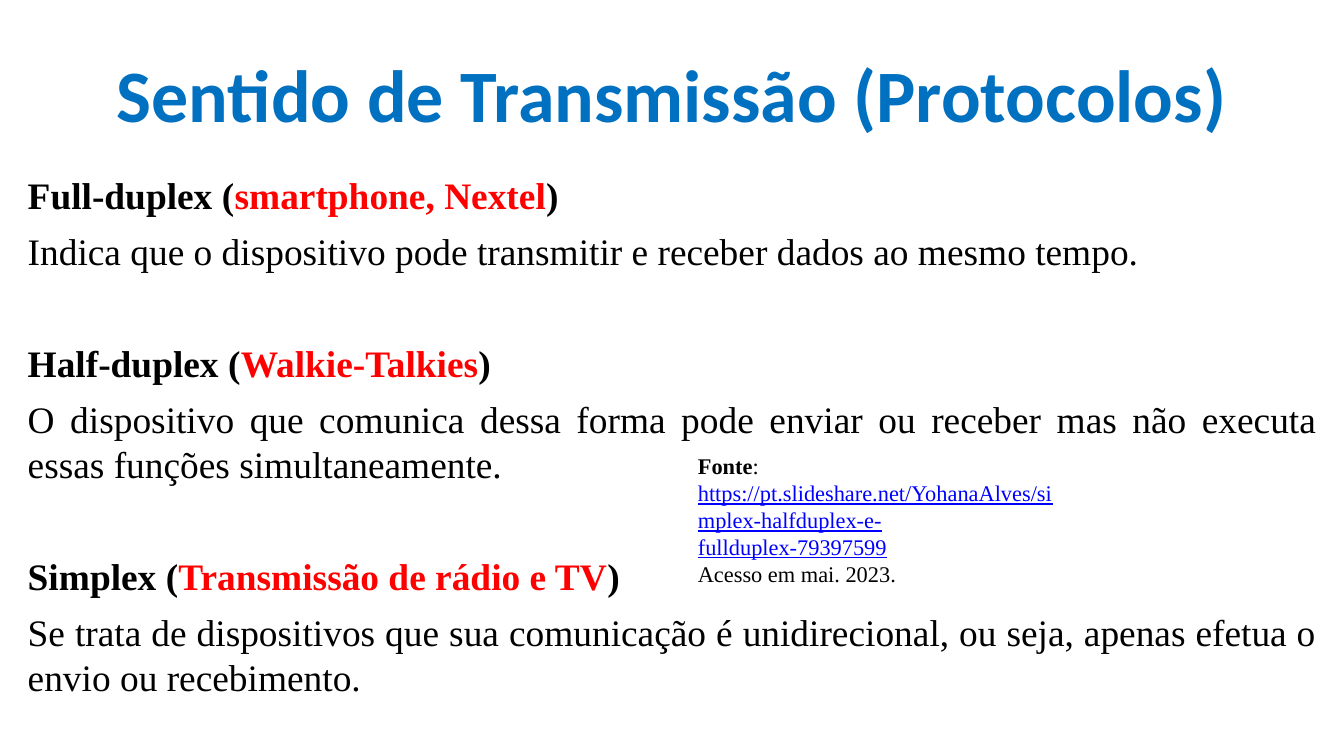
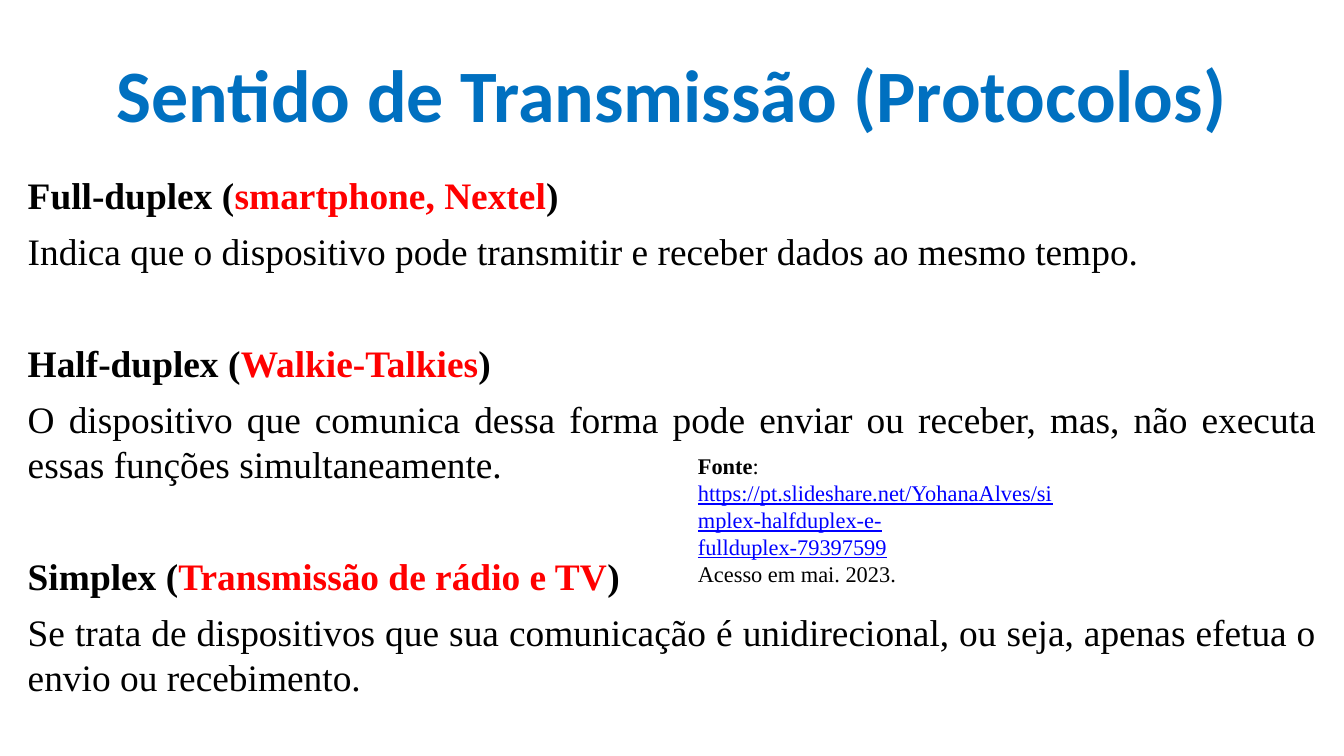
Before and after one commit to CloudEducationBrazil/WydenArea1ProgramacaoMicrocontroladores, a slide deck: slide 10 of 01 Classes/Aula 07 - Programação Microcontroladores - Periféricos Externos- Protocolos Sensores e Atuadores.pptx. Drawn at 1344x756 pixels with LibreOffice and Linux fonts; fonts in the diff are those of the drawing; background and template pictures are left out. Boxes give left, top, right and bottom in pixels: in the first picture for what was removed or moved away, otherwise in the second. Text is boxed around its words. In the diff, an @@ line names an element or a change of style, - is before the commit and + after.

```diff
--- a/01 Classes/Aula 07 - Programação Microcontroladores - Periféricos Externos- Protocolos Sensores e Atuadores.pptx
+++ b/01 Classes/Aula 07 - Programação Microcontroladores - Periféricos Externos- Protocolos Sensores e Atuadores.pptx
@@ text at (28, 406, 1316, 485): text changed @@
-O dispositivo que comunica dessa forma pode enviar ou receber mas não executa essas funções simultaneamente.
+O dispositivo que comunica dessa forma pode enviar ou receber, mas, não executa essas funções simultaneamente.
```
Also in this commit, not shown: 7 other slides changed, 2 other files.
